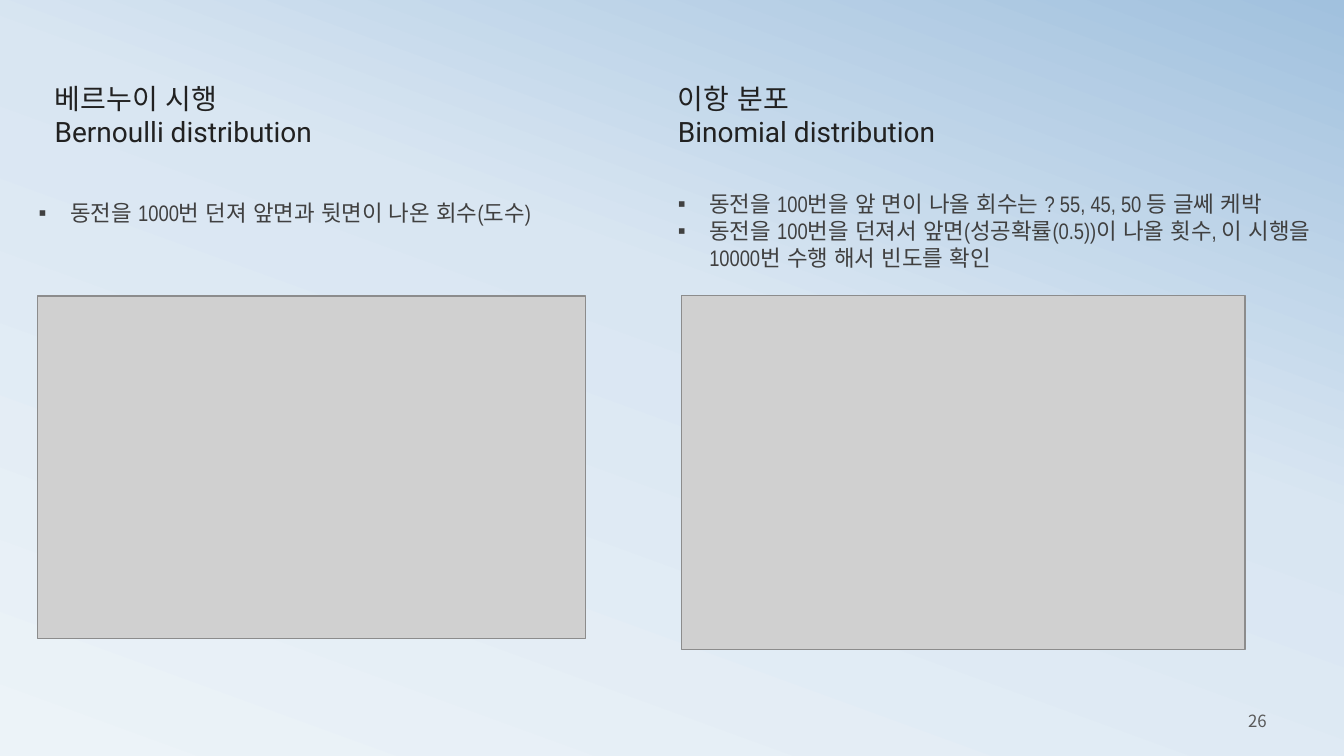
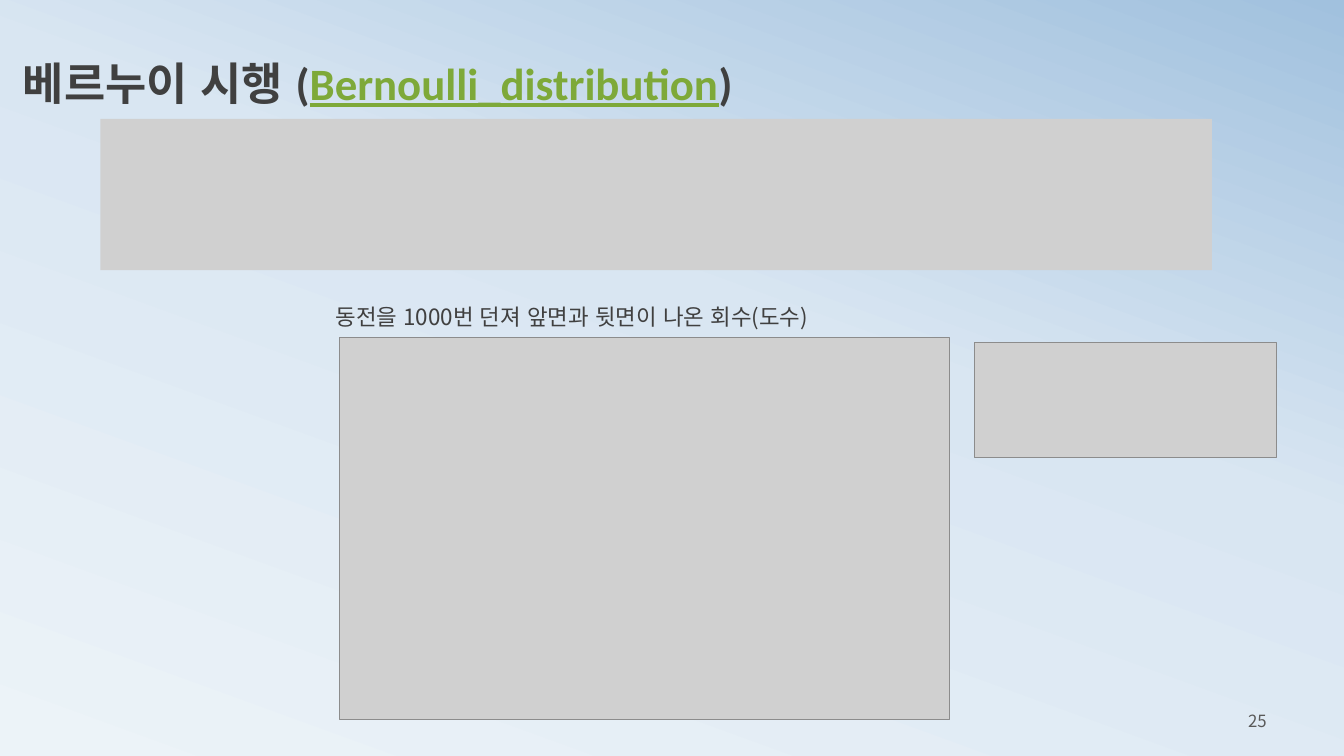
Before and after one commit to ancestor9/mathematics-for-machine-learning, a slide deck: slide 25 of 3_probability theory for machine learning.pptx (slide 26 before the commit). Drawn at 1344x756 pixels with LibreOffice and Linux fonts; fonts in the diff are those of the drawing; grey boxes stand for pictures. Boxes give left, top, right and bottom in pixels: in the first picture for what was removed or moved away, otherwise in the second. Text is boxed around its words. In the diff, an @@ line names an element or a change of style, - is before the commit and + after.

```diff
--- a/3_probability theory for machine learning.pptx
+++ b/3_probability theory for machine learning.pptx
@@ text at [23, 62, 733, 107]: text changed; size 20 to 32 pt; font Roboto to Calibri; text colour #212121 to #7EA939; bold on @@
-베르누이 시행
-Bernoulli distribution
+베르누이 시행 (Bernoulli_distribution)
@@ text removed at [678, 85, 935, 143] @@
-이항 분포
-Binomial distribution
@@ picture added at [101, 119, 1212, 270] @@
@@ text removed at [709, 193, 1311, 268] @@
-▪ 동전을 100번을 앞 면이 나올 회수는 ? 55, 45, 50 등 글쎄 케박
-▪ 동전을 100번을 던져서 앞면(성공확률(0.5))이 나올 횟수, 이 시행을 10000번 수행 해서 빈도를 확인
@@ text "동전을 1000번 던져 앞면과 뒷면이 ...": place and size @@
-text "동전을 1000번 던져 앞면과 뒷면이 ..." at [70, 202, 531, 226]
+text "동전을 1000번 던져 앞면과 뒷면이 ..." at [336, 306, 807, 329]
@@ text "동전을 1000번 던져 앞면과 뒷면이 ..." at [336, 306, 807, 329]: font Arial Narrow to Noto Sans CJK KR; bullet ▪ to none @@
@@ picture removed at [682, 296, 1245, 650] @@
@@ picture: place and size @@
-picture at [37, 296, 585, 639]
+picture at [339, 338, 949, 720]
@@ picture added at [974, 343, 1276, 458] @@
@@ picture added at [507, 412, 668, 453] @@
@@ page number at [1248, 714, 1267, 727]: text changed @@
-26
+25
```
Also in this commit, not shown: 14 other slides changed, 6 slides added, 4 slides removed.
